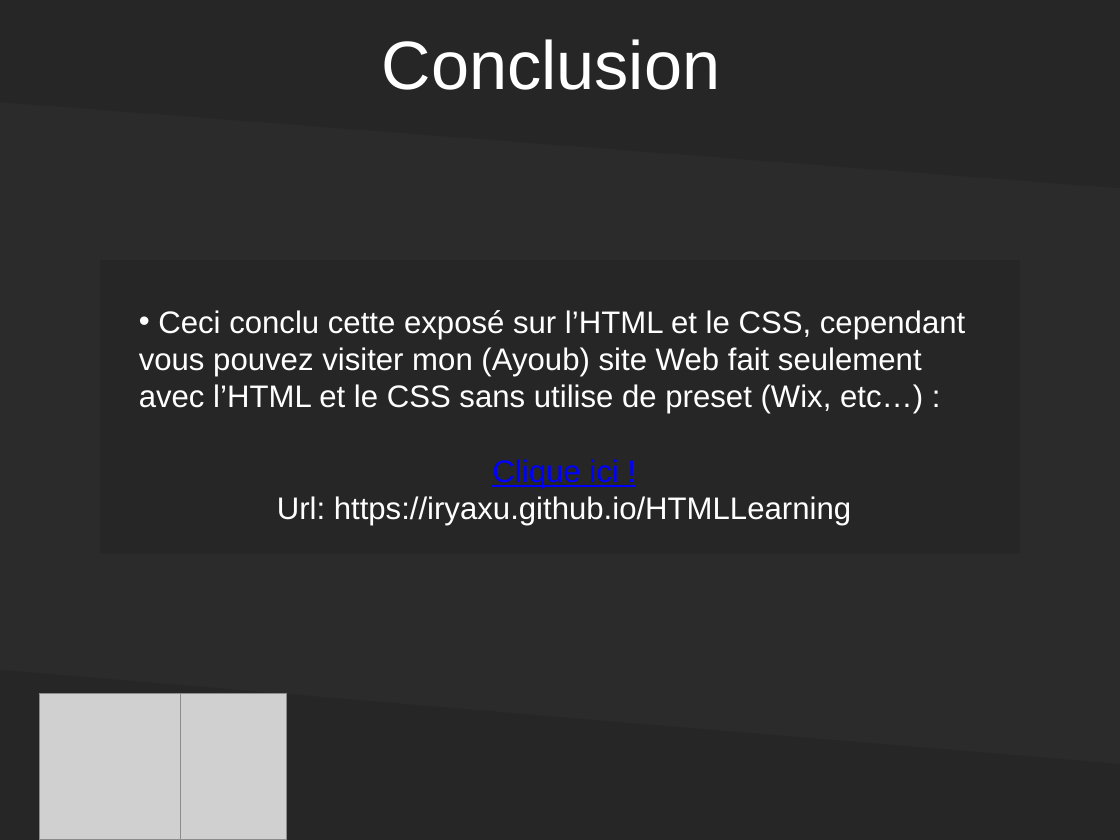
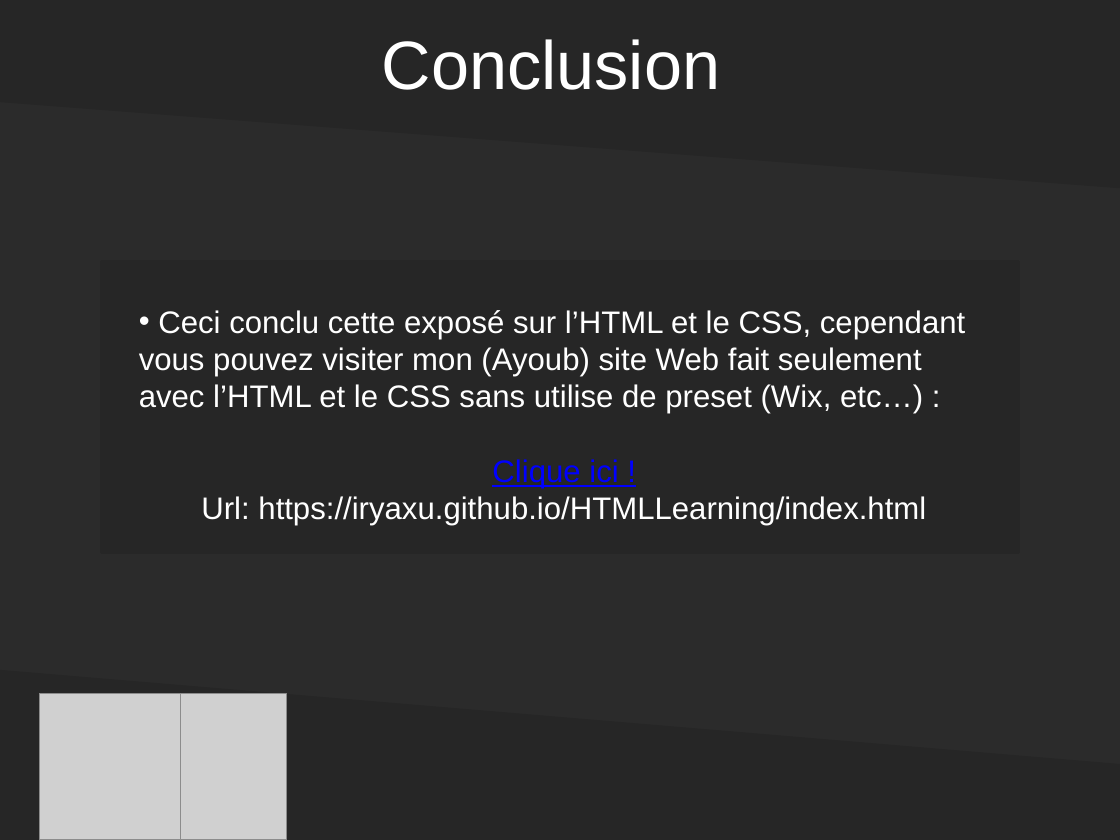
Before and after one commit to Iryaxu/HTMLLearning, a slide deck: slide 7 of Assets/Le HTML Le CSS.pptx. Drawn at 1120x840 pixels with LibreOffice and Linux fonts; fonts in the diff are those of the drawing; grey boxes stand for pictures; background and template pictures are left out; a plain dark background stands for a picture behind light text. Boxes give left, top, right and bottom in pixels: in the first picture for what was removed or moved away, otherwise in the second. Text is boxed around its words. In the diff, an @@ line names an element or a change of style, - is before the commit and + after.

Commit message:
Updated pptx file

```diff
--- a/Assets/Le HTML Le CSS.pptx
+++ b/Assets/Le HTML Le CSS.pptx
@@ text at <box>201,496,926,526</box>: text changed @@
-Url: https://iryaxu.github.io/HTMLLearning
+Url: https://iryaxu.github.io/HTMLLearning/index.html
```
